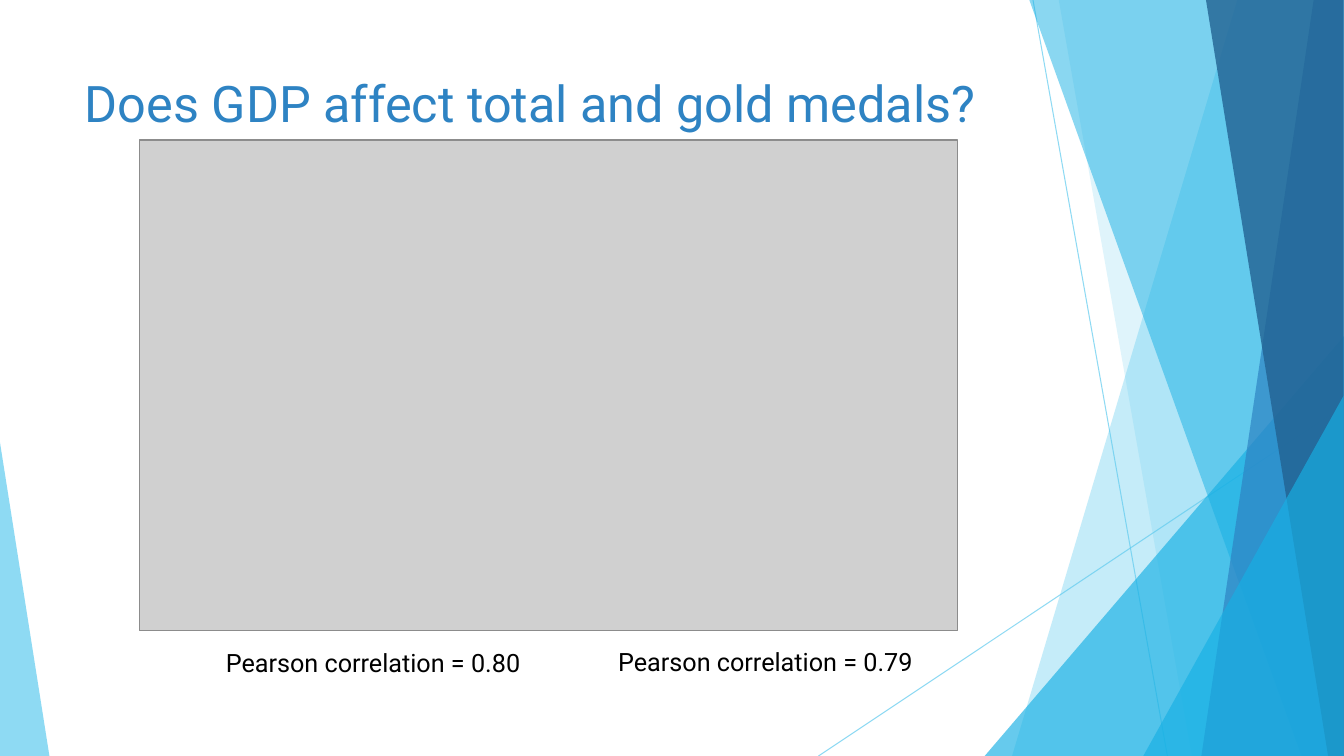
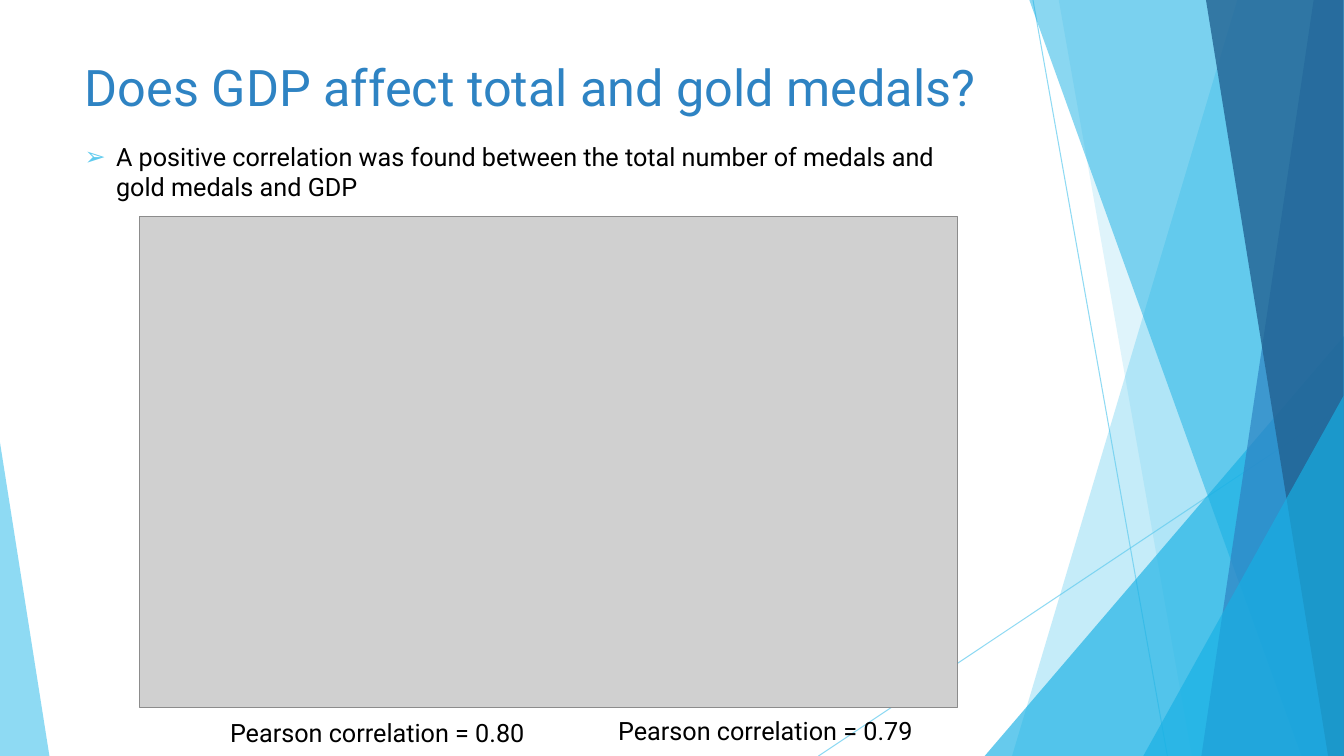
Before and after one commit to catherinekelly33/Portfolio_olympics, a slide deck: slide 22 of Results_presentation.pptx. Drawn at 1344x756 pixels with LibreOffice and Linux fonts; fonts in the diff are those of the drawing; grey boxes stand for pictures. Boxes give left, top, right and bottom in pixels: in the first picture for what was removed or moved away, otherwise in the second. Text is boxed around its words. In the diff, an @@ line names an element or a change of style, - is before the commit and + after.

```diff
--- a/Results_presentation.pptx
+++ b/Results_presentation.pptx
@@ title "Does GDP affect total and ...": place and size @@
-title "Does GDP affect total and ..." at (85, 83, 976, 133)
+title "Does GDP affect total and ..." at (85, 67, 976, 117)
@@ text added at (116, 147, 934, 202), 18 pt, text #000000 @@
+➢ A positive correlation was found between the total number of medals and gold medals and GDP
@@ picture: place and size @@
-picture at (139, 140, 958, 631)
+picture at (139, 217, 958, 708)
@@ text "Pearson correlation = 0.80": place and size @@
-text "Pearson correlation = 0.80" at (226, 653, 520, 673)
+text "Pearson correlation = 0.80" at (230, 723, 524, 743)
@@ text "Pearson correlation = 0.79" rewrapped from (618, 652, 912, 672) to (618, 717, 912, 746) @@
```
Also in this commit, not shown: 20 other slides changed, 1 slide added, 4 other files.
